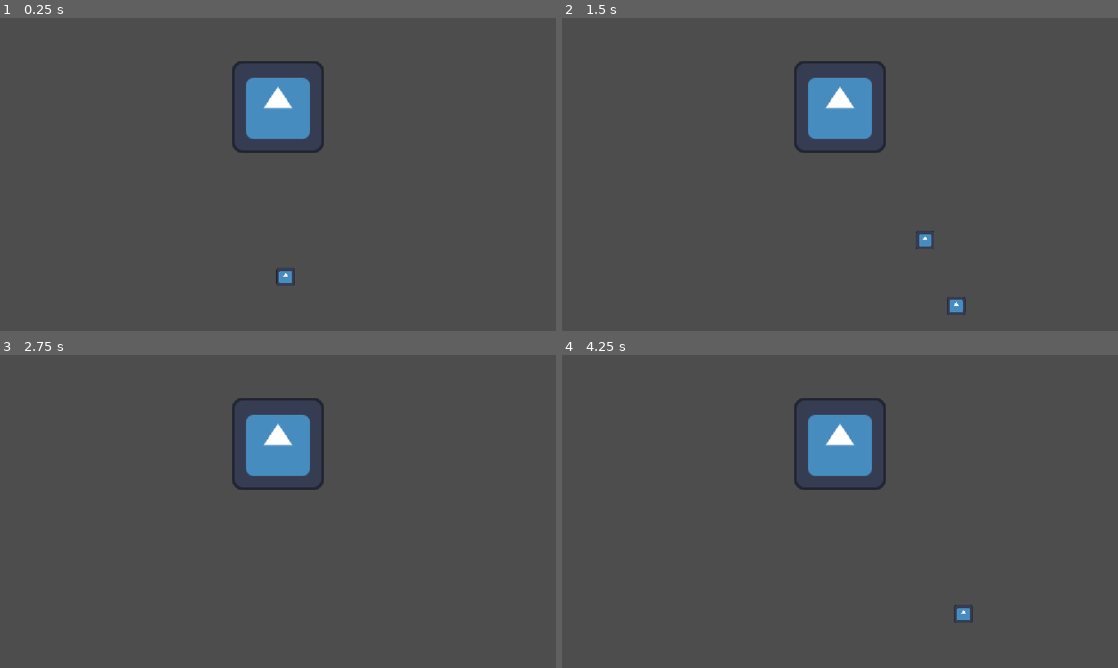
Above: before the commit, frames 1-4 (two rows, left to right).
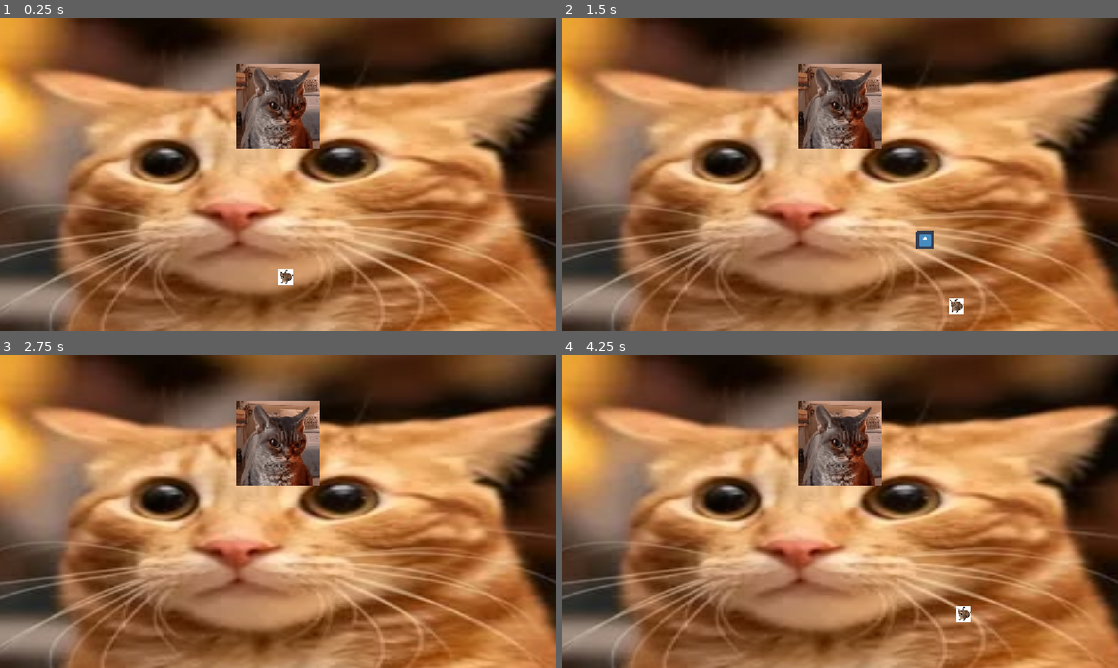
Above: after the commit, the same moments.

Repository: jet1211466/boss-fight-game
Game: Godot game, scene res://scenes/bossfight.tscn
Two runs of this game, one before a commit and one after it. Both use one fixed random seed, a clock stepped at 60 frames per second and the inputs below. The engine's default icon, where the game draws it, is replaced by a stand-in: a white triangle on a blue panel in a dark square.
Inputs:
- Up to frame 1 (0.25 s): no input
- Up to frame 2 (1.5 s): tap Enter at 0.5 s; hold Right (right) 0.53-1.28 s; tap Space (shoot) at 0.6, 1.35 s; hold Down (down) from 1.28 s (still down)
- Up to frame 3 (2.75 s): release Down (down) at 2.03 s; hold Right (right) from 2.03 s (still down); tap Space (shoot) at 2.1 s
- Up to frame 4 (4.25 s): release Right (right) at 2.78 s; hold Up (up) 2.78-3.53 s; tap Space (shoot) at 2.85, 3.6 s; hold Left (left) from 3.53 s (still down)

The runs differ from the first frame. In frame 1, 99% of the frame differs, in the area x 0-100%, y 0-100%; in frame 2, 99%; in frame 3, 99%; in frame 4, 99%.

Commit message:
added sprites

Diff:
--- a/scenes/boss.tscn
+++ b/scenes/boss.tscn
@@ -1,7 +1,7 @@
 [gd_scene format=3 uid="uid://dunhe0h6ogubs"]
 
-[ext_resource type="Texture2D" uid="uid://78bbs05oeqwb" path="res://icon.svg" id="1_dlmty"]
 [ext_resource type="Script" uid="uid://r6k1h5b25esi" path="res://scripts/boss.gd" id="1_neq0i"]
+[ext_resource type="Texture2D" uid="uid://dnlhlktn18v1m" path="res://sprites/angrycat.jpg" id="2_qnbj4"]
 [ext_resource type="Texture2D" uid="uid://bxj5fjy2r6tx" path="res://sprites/warningbeam.png" id="3_jncid"]
 [ext_resource type="Script" uid="uid://u6un387krrdu" path="res://scripts/warning_beam.gd" id="4_qnbj4"]
 
@@ -12,8 +12,9 @@
 script = ExtResource("1_neq0i")
 
 [node name="bossSprite" type="Sprite2D" parent="." unique_id=718893992]
-scale = Vector2(1.5, 1.5)
-texture = ExtResource("1_dlmty")
+position = Vector2(1.5258789e-05, 0)
+scale = Vector2(0.35341367, 0.35341364)
+texture = ExtResource("2_qnbj4")
 
 [node name="bossCollision" type="CollisionShape2D" parent="." unique_id=1864400062]
 scale = Vector2(1.5, 1.5)
--- a/scenes/bossfight.tscn
+++ b/scenes/bossfight.tscn
@@ -1,10 +1,16 @@
 [gd_scene format=3 uid="uid://cfjr13vj1vfqw"]
 
+[ext_resource type="Texture2D" uid="uid://ut2dxavyv4ol" path="res://sprites/matvey.jpg" id="1_wrs2e"]
 [ext_resource type="PackedScene" uid="uid://bl1j6p8m5t3c5" path="res://scenes/player.tscn" id="1_xmt2e"]
 [ext_resource type="AudioStream" uid="uid://cjctrfqslcrug" path="res://music/8bit Dungeon Boss.mp3" id="2_jiv1s"]
 [ext_resource type="PackedScene" uid="uid://dunhe0h6ogubs" path="res://scenes/boss.tscn" id="3_mueyb"]
 
 [node name="bossfight" type="Node2D" unique_id=463273865]
+
+[node name="background" type="Sprite2D" parent="." unique_id=1490261330]
+position = Vector2(576, 338)
+scale = Vector2(4.933334, 2.8500001)
+texture = ExtResource("1_wrs2e")
 
 [node name="player" parent="." unique_id=38956447 instance=ExtResource("1_xmt2e")]
 position = Vector2(592, 536)
--- a/scenes/player.tscn
+++ b/scenes/player.tscn
@@ -1,7 +1,7 @@
 [gd_scene format=3 uid="uid://bl1j6p8m5t3c5"]
 
 [ext_resource type="Script" uid="uid://cdok1vm77hrwc" path="res://scripts/player.gd" id="1_g2els"]
-[ext_resource type="Texture2D" uid="uid://78bbs05oeqwb" path="res://icon.svg" id="2_qhqgy"]
+[ext_resource type="Texture2D" uid="uid://cl5hgb7usucju" path="res://sprites/floppa.jpg" id="2_g2els"]
 
 [sub_resource type="RectangleShape2D" id="RectangleShape2D_k656q"]
 size = Vector2(32, 32)
@@ -10,8 +10,9 @@
 script = ExtResource("1_g2els")
 
 [node name="Sprite2D" type="Sprite2D" parent="." unique_id=981950942]
-scale = Vector2(0.3, 0.3)
-texture = ExtResource("2_qhqgy")
+position = Vector2(-2.3841858e-07, -2.3841858e-07)
+scale = Vector2(0.128, 0.128)
+texture = ExtResource("2_g2els")
 
 [node name="CollisionShape2D" type="CollisionShape2D" parent="." unique_id=1413636452]
 shape = SubResource("RectangleShape2D_k656q")
Binary file added: sprites/angrycat.jpg
Not shown, added: sprites/angrycat.jpg.import
Binary file added: sprites/floppa.jpg
Not shown, added: sprites/floppa.jpg.import
Binary file added: sprites/matvey.jpg
Not shown, added: sprites/matvey.jpg.import
